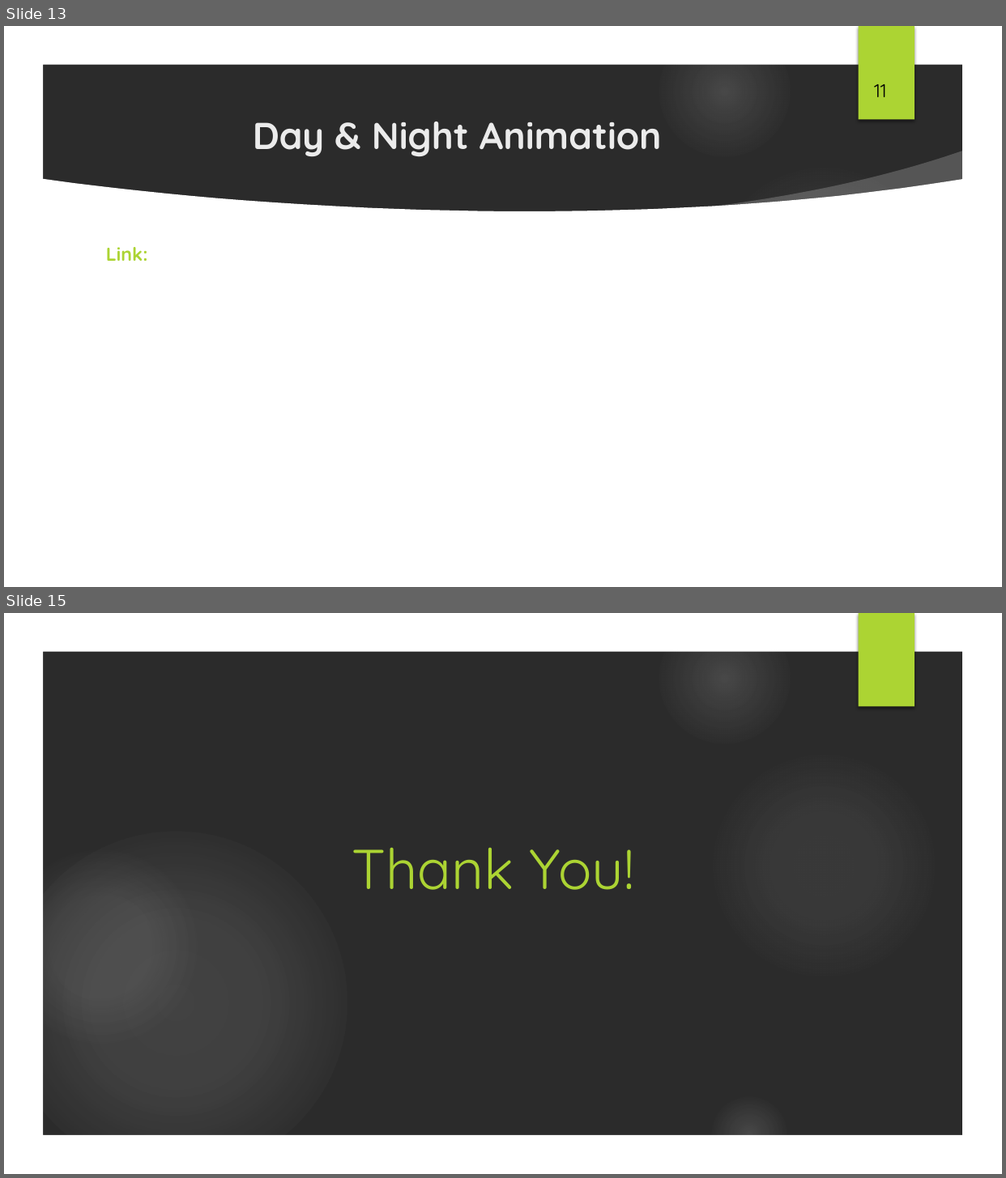
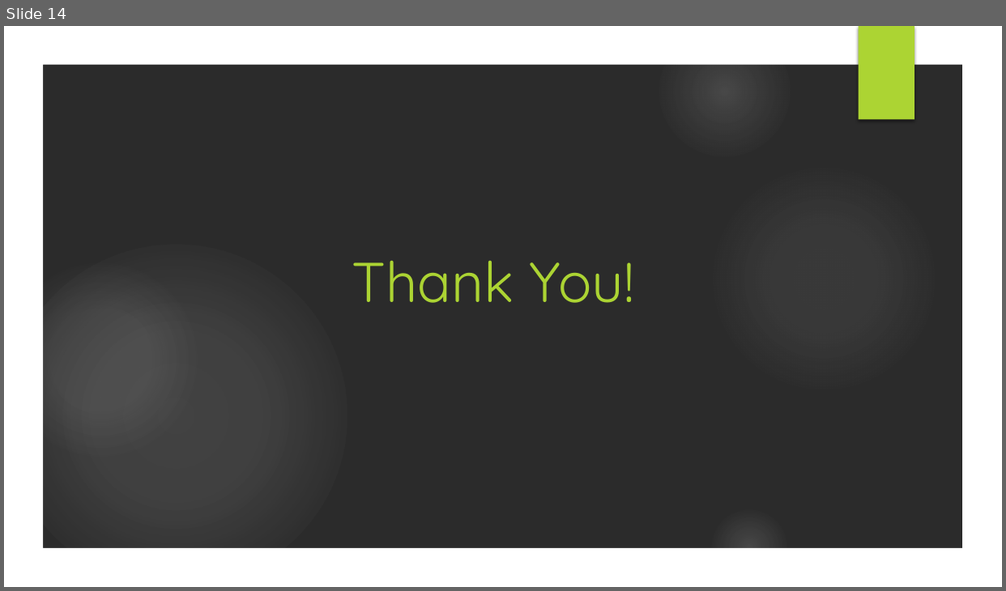
Before and after one commit to PranathiMothe/6-08-Images-and-Animatin, a slide deck: Images & Animation.pptx. Shown one above the other, each under a label of ours: slides 13 and 15 before the commit, slide 14 after it; the slides between them are not shown. The pictures are 1006x1178 and 1006x591 pixels, drawn with LibreOffice and Linux fonts; fonts in the diff are those of the drawing; background and template pictures are left out; a plain dark background stands for a picture behind light text. Boxes give left, top, right and bottom in pixels: in the first picture for what was removed or moved away, otherwise in the second. Text is boxed around its words. In the diff, an @@ line names an element or a change of style, - is before the commit and + after.

```diff
--- a/Images & Animation.pptx
+++ b/Images & Animation.pptx
@@ slide 13 removed at (x1=4, y1=26, x2=1002, y2=587), background picture (left out); not listed: 7 template elements that a slide beside it also shows @@
@@ text removed at (x1=874, y1=84, x2=886, y2=97) @@
-11
@@ title removed at (x1=253, y1=122, x2=662, y2=157) @@
-Day & Night Animation
@@ freeform shape removed at (x1=698, y1=151, x2=971, y2=233) @@
@@ freeform shape removed at (x1=41, y1=179, x2=965, y2=550) @@
@@ text removed at (x1=106, y1=247, x2=148, y2=261) @@
-Link:
@@ what was slide 15 is now slide 14 @@
```
Also in this commit, not shown: 4 slides changed.
